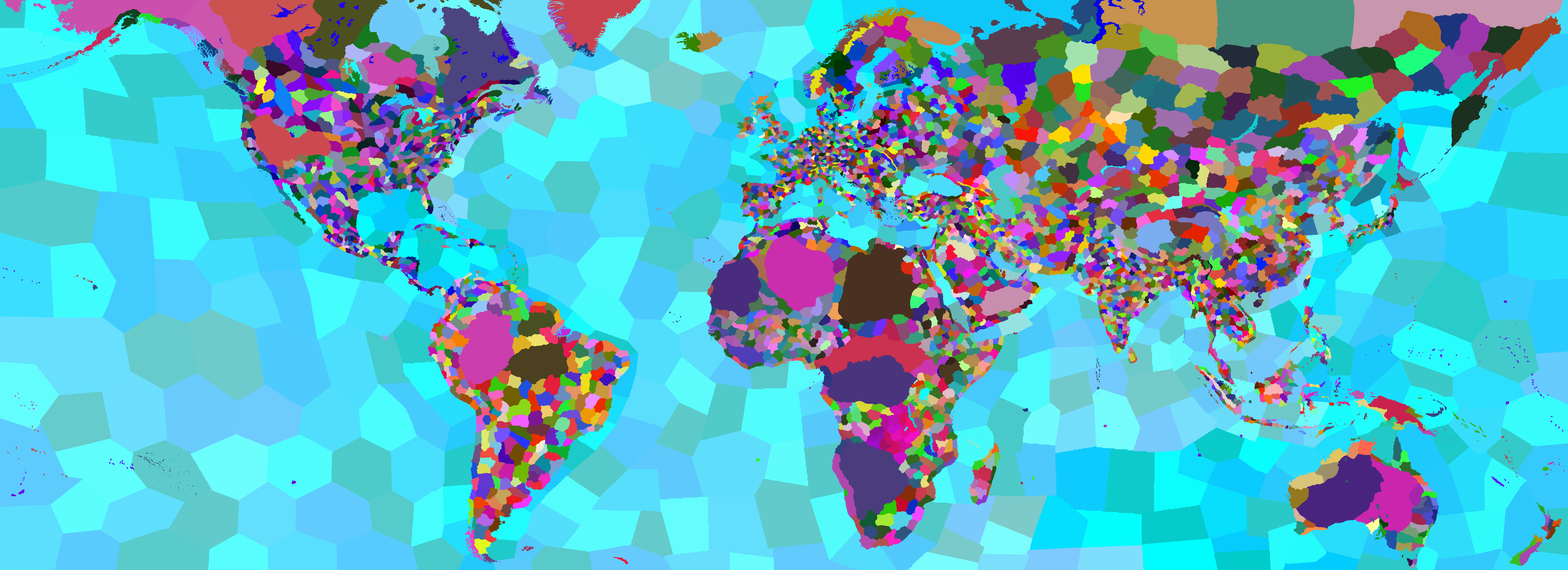
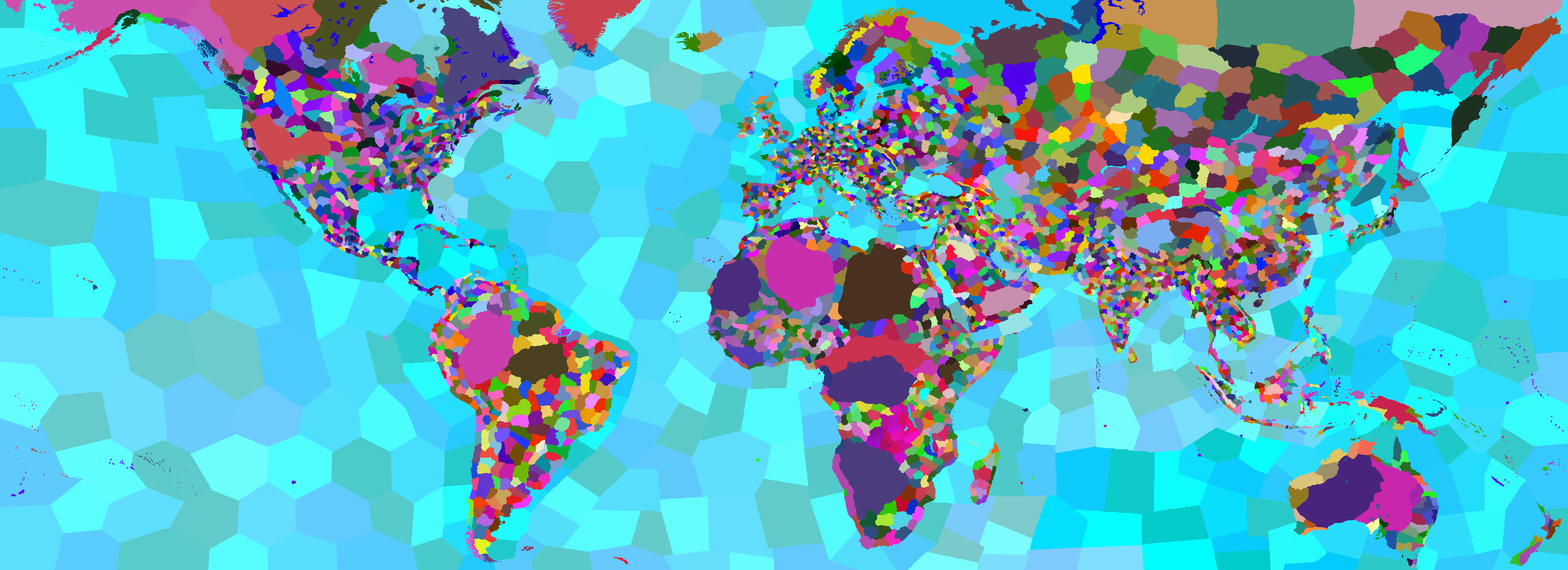
Layers edited between the first and the second 1568px x 570px image:
added layer "Balkans" above "Anatolia" over [838, 167, 908, 227]
